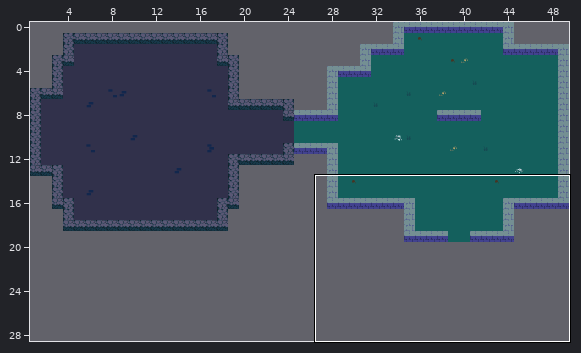
Tiled map, stored at assets/dungeon-32.tmx. Above: a wide view before the commit, with the close-up outlined.
Close-up. Before the commit:
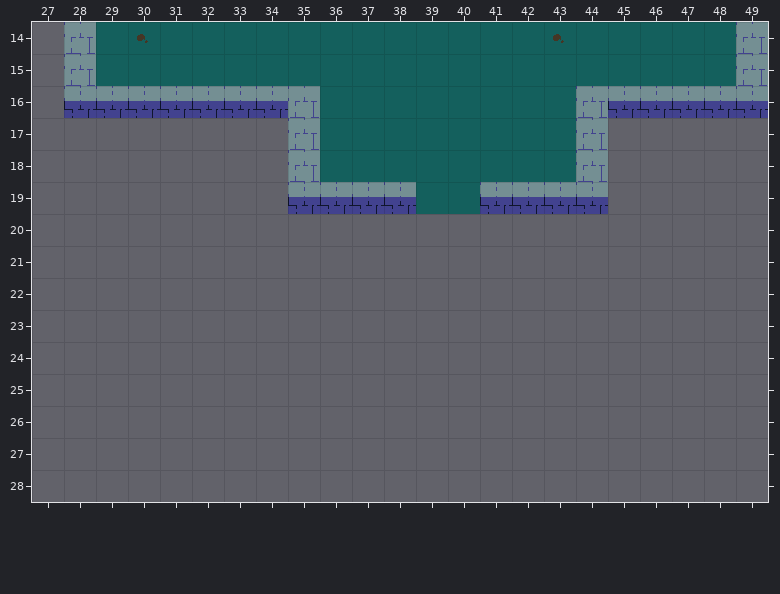
Cells are 32x32 px. Shown: x 27..49, y 14..28. The old version is drawn lined up with the new one.
Once edited:
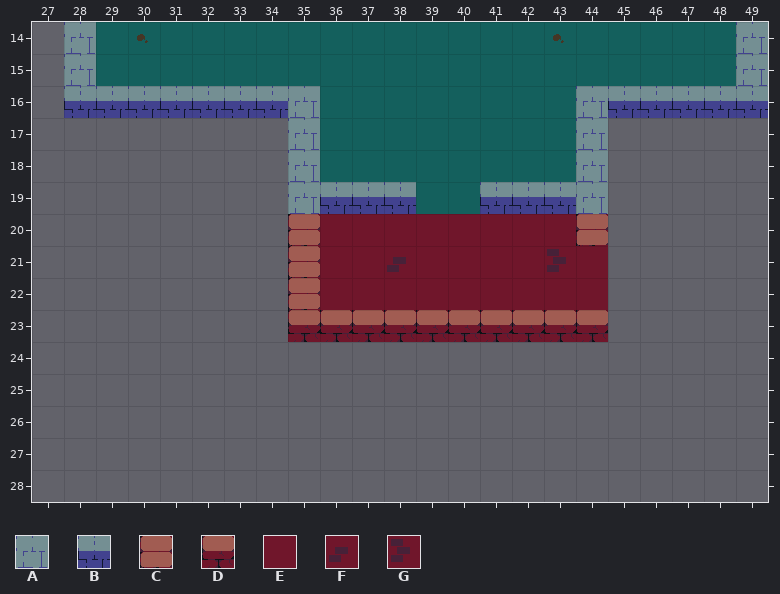
Key: from "tiles-32": A 34, B 35, C 68, D 69, E 187, F 188, G 190.
_ is an empty cell, . an unchanged one.
Difference:
map size 50x20 -> 50x40 cells
--- layer "Floor"
@@ x 35..44 @@
-20 __________
-21 __________
-22 __________
-23 __________
+20 CEEEEEEEEC
+21 CEEFEEEEGE
+22 CEEEEEEEEE
+23 DDDDDDDDDD
--- layer "Walls"
@@ x 35..44 @@
-19 B........B
+19 A........A
Pixel boxes of the changes (left, top, right, bottom) in both close-ups:
changed: (288, 187, 608, 342)
